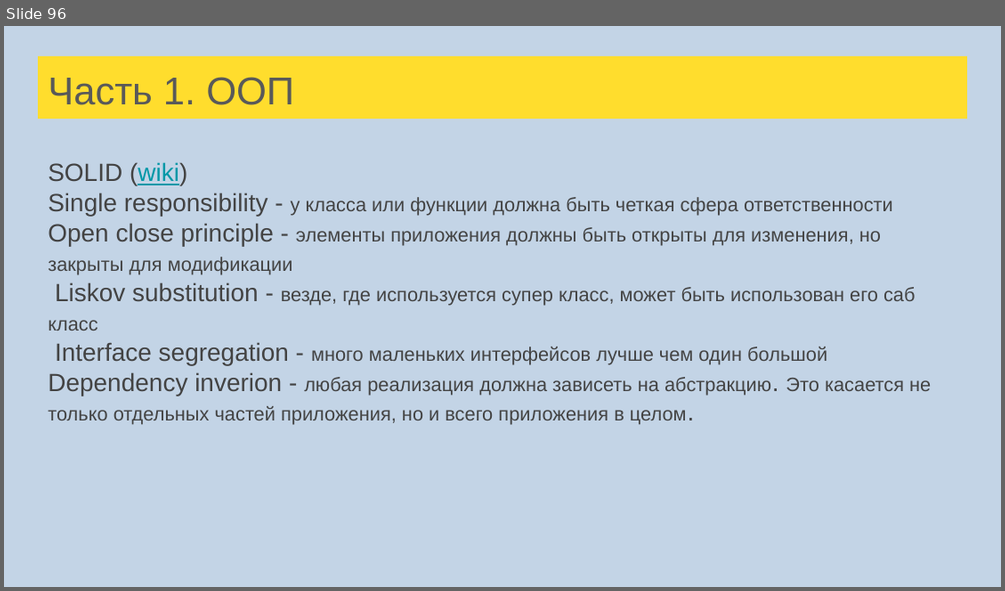
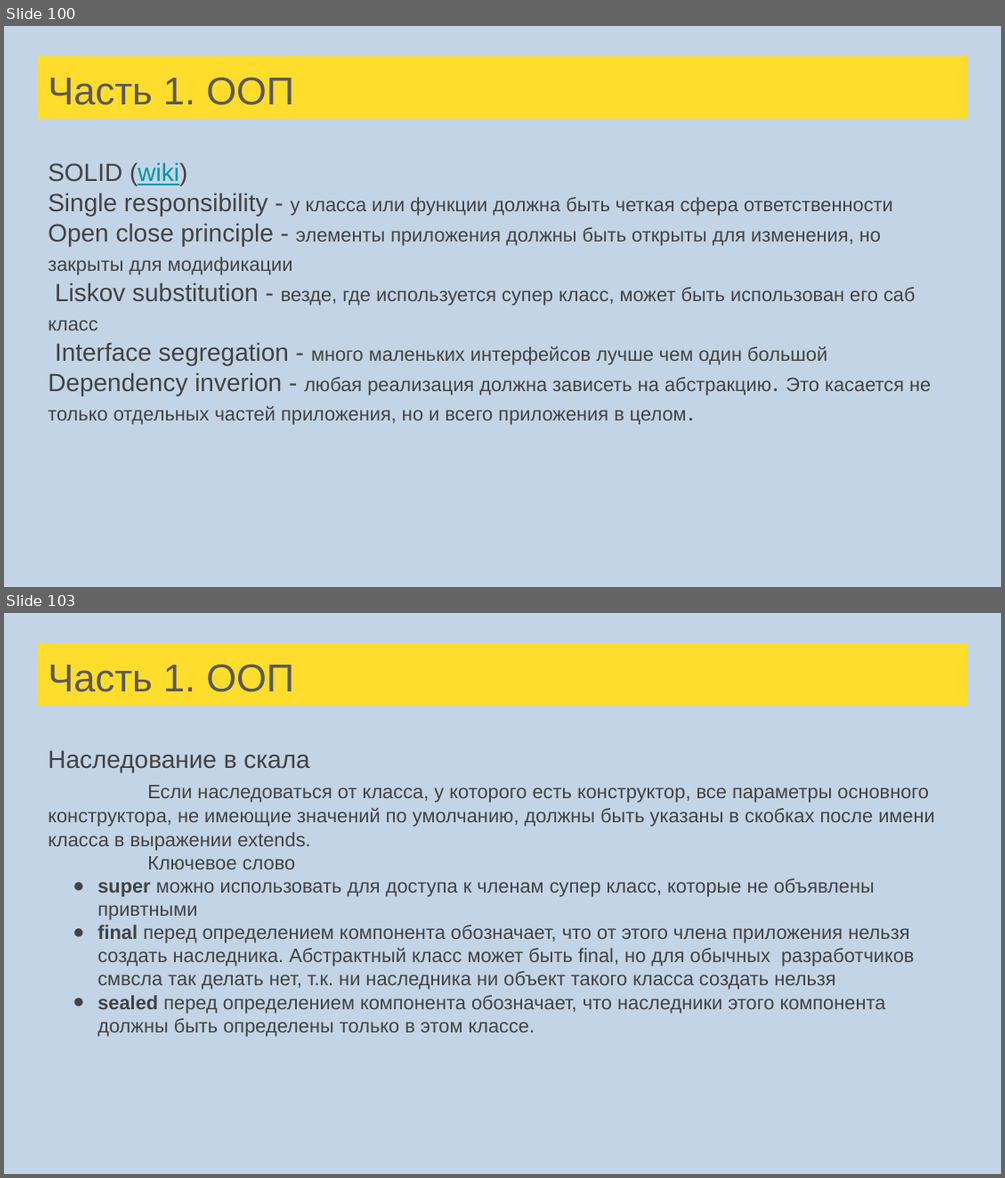
Before and after one commit to sergeypopov83/scala-school, a slide deck: src/main/resources/Лекции Scala для FinTech.pptx. Shown one above the other, each under a label of ours: slide 96 before the commit, slides 100 and 103 after it; the slides between them are not shown. The pictures are 1005x591 and 1005x1178 pixels, drawn with LibreOffice and Linux fonts; fonts in the diff are those of the drawing. Boxes give left, top, right and bottom in pixels: in the first picture for what was removed or moved away, otherwise in the second. Text is boxed around its words. In the diff, an @@ line names an element or a change of style, - is before the commit and + after.

```diff
--- a/src/main/resources/Лекции Scala для FinTech.pptx
+++ b/src/main/resources/Лекции Scala для FinTech.pptx
@@ slide 103 added at (x1=4, y1=613, x2=1001, y2=1174), background #C3D4E6 @@
@@ title added at (x1=38, y1=643, x2=967, y2=706), fill #FFDD2D, 28 pt, text #595959 @@
+Часть 1. ООП
@@ text added at (x1=48, y1=750, x2=934, y2=1037), 14 pt, text #434343 @@
+Наследование в скала
+Если наследоваться от класса, у которого есть конструктор, все параметры основного конструктора, не имеющие значений по умолчанию, должны быть указаны в скобках после имени класса в выражении extends.
+Ключевое слово
+● super можно использовать для доступа к членам супер класс, которые не объявлены привтными
+● final перед определением компонента обозначает, что от этого члена приложения нельзя создать наследника. Абстрактный класс может быть final, но для обычных разработчиков смвсла так делать нет, т.к. ни наследника ни объект такого класса создать нельзя
+● sealed перед определением компонента обозначает, что наследники этого компонента должны быть определены только в этом классе.
@@ what was slide 96 is now slide 100 @@
```
Also in this commit, not shown: 5 slides changed, 16 other slides added, 1 slide removed, 16 other files.
